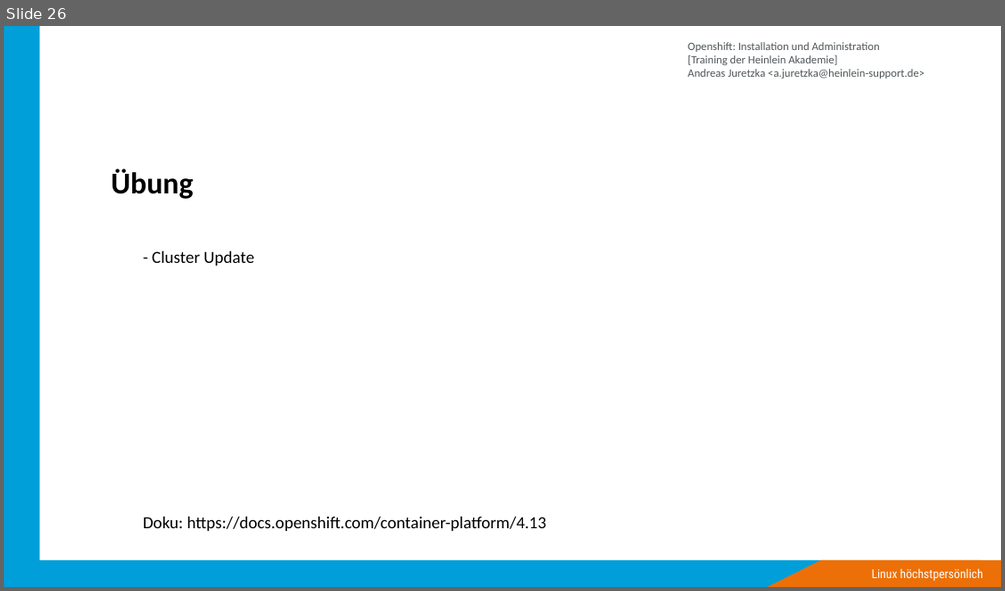
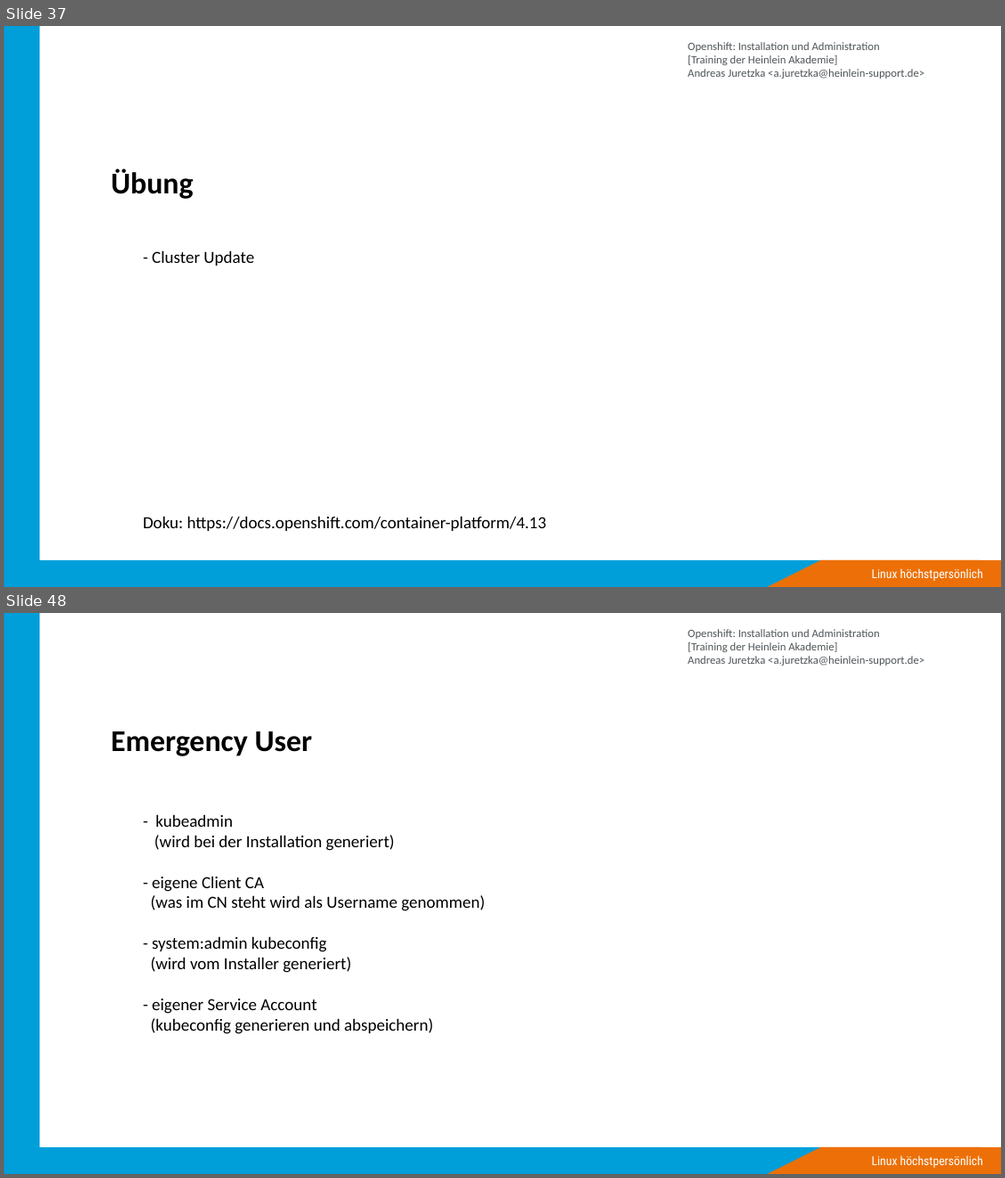
Before and after one commit to ajayten/openshift-kurs-folien, a slide deck: kurs-folien.odp. Shown one above the other, each under a label of ours: slide 26 before the commit, slides 37 and 48 after it; the slides between them are not shown. The pictures are 1005x591 and 1005x1178 pixels, drawn with LibreOffice and Linux fonts; fonts in the diff are those of the drawing; background and template pictures are left out. Boxes give left, top, right and bottom in pixels: in the first picture for what was removed or moved away, otherwise in the second. Text is boxed around its words. In the diff, an @@ line names an element or a change of style, - is before the commit and + after.

```diff
--- a/kurs-folien.odp
+++ b/kurs-folien.odp
@@ slide 48 added at <box>4,613,1001,1174</box>, background #FFFFFF; not listed: 5 template elements that a slide beside it also shows @@
@@ title added at <box>111,731,313,756</box>, 32 pt, text #000000, bold @@
+Emergency User
@@ text added at <box>151,814,485,1034</box>, 18 pt, text #000000 @@
+- kubeadmin
+(wird bei der Installation generiert)
+- eigene Client CA
+(was im CN steht wird als Username genommen)
+- system:admin kubeconﬁg
+(wird vom Installer generiert)
+- eigener Service Account
+(kubeconﬁg generieren und abspeichern)
@@ what was slide 26 is now slide 37 @@
```
Also in this commit, not shown: 10 slides changed, 48 other slides added, 6 slides removed, 1 other file.
